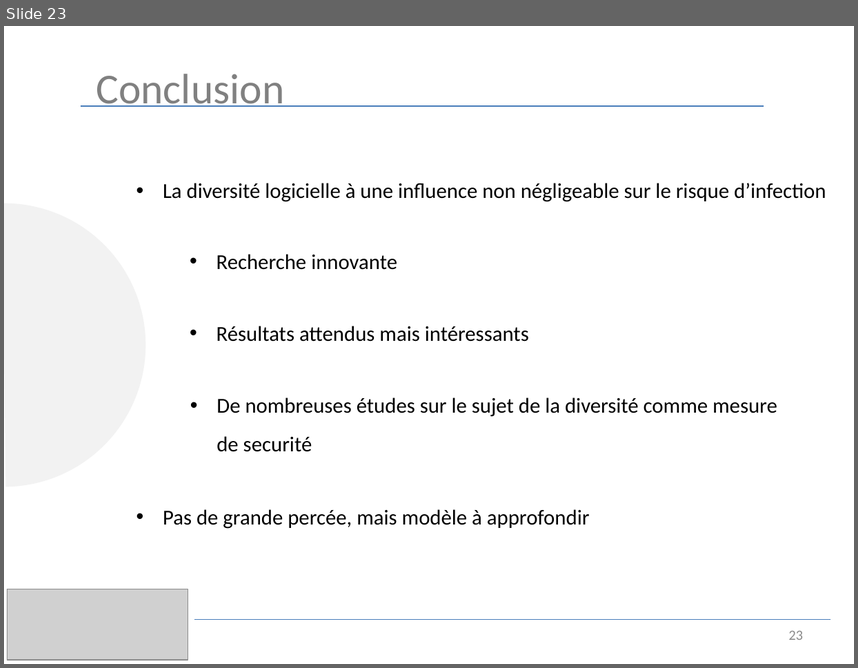
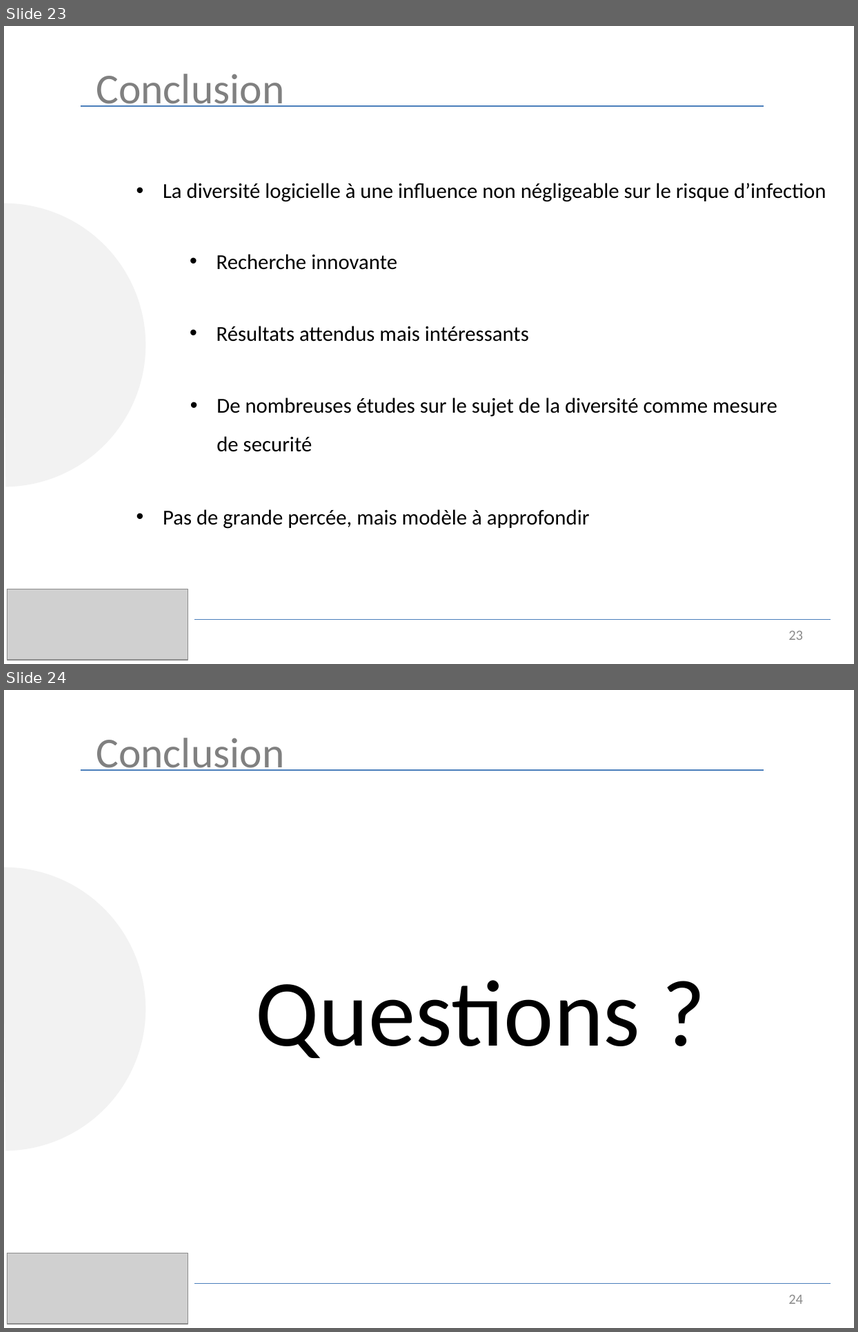
Before and after one commit to luinaudt/inf6422, a slide deck: lab3/presentation.pptx. Shown one above the other, each under a label of ours: slide 23 before the commit, slides 23 and 24 after it. The pictures are 858x668 and 858x1332 pixels, drawn with LibreOffice and Linux fonts; fonts in the diff are those of the drawing; grey boxes stand for pictures. Boxes give left, top, right and bottom in pixels: in the first picture for what was removed or moved away, otherwise in the second. Text is boxed around its words. In the diff, an @@ line names an element or a change of style, - is before the commit and + after.

```diff
--- a/lab3/presentation.pptx
+++ b/lab3/presentation.pptx
@@ slide 24 added at (4, 690, 854, 1328), background #FFFFFF @@
@@ text added at (96, 738, 284, 771), 36 pt, text #808080 @@
+Conclusion
@@ line added from (81, 770) to (764, 770), #4B7EBC 0.75 pt @@
@@ arc (boxed as its full ellipse) added at (4, 867, 145, 1150), fill #F2F2F2 @@
@@ text added at (256, 980, 641, 1058), 80 pt, text #000000 @@
+Questions ?
@@ picture added at (7, 1253, 188, 1323) @@
@@ line added from (194, 1283) to (831, 1283), #4B7EBC 0.75 pt @@
@@ page number added at (789, 1294, 803, 1303), 12 pt, text #8C8C8C @@
+24
```
Also in this commit, not shown: 4 slides changed.
